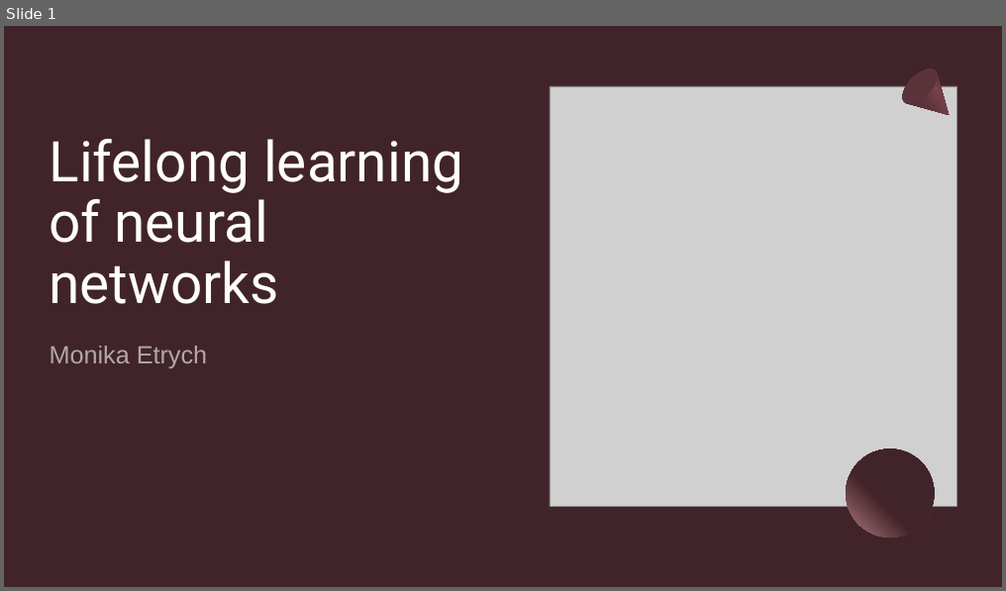
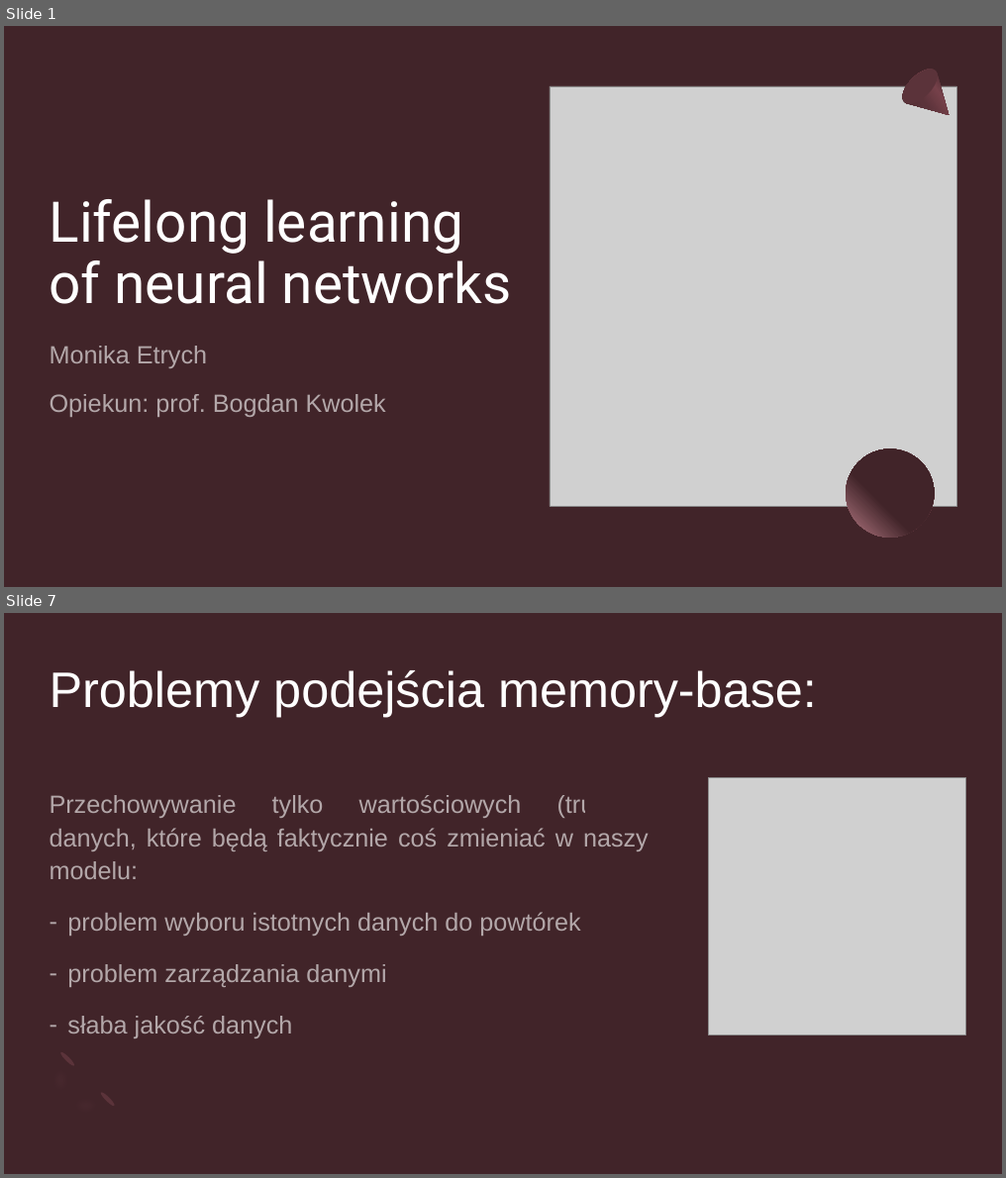
Before and after one commit to Mon4/lifelong-learning, a slide deck: pracownia/Etrych.pptx. Shown one above the other, each under a label of ours: slide 1 before the commit, slides 1 and 7 after it; the slides between them are not shown. The pictures are 1006x591 and 1006x1178 pixels, drawn with LibreOffice and Linux fonts; fonts in the diff are those of the drawing; grey boxes stand for pictures. Boxes give left, top, right and bottom in pixels: in the first picture for what was removed or moved away, otherwise in the second. Text is boxed around its words. In the diff, an @@ line names an element or a change of style, - is before the commit and + after.

```diff
--- a/pracownia/Etrych.pptx
+++ b/pracownia/Etrych.pptx
@@ slide 7 added at (x1=4, y1=613, x2=1002, y2=1174), background #412429 @@
@@ title added at (x1=50, y1=670, x2=817, y2=717), 48 pt, text #FFFFFF @@
+Problemy podejścia memory-base:
@@ picture added at (x1=709, y1=777, x2=966, y2=1035) @@
@@ text added at (x1=50, y1=795, x2=669, y2=1039), 24 pt, text #FFFFFF at 60% opacity @@
+Przechowywanie tylko wartościowych (trudnych) danych, które będą faktycznie coś zmieniać w naszym modelu:
+– problem wyboru istotnych danych do powtórek
+– problem zarządzania danymi
+– słaba jakość danych
@@ freeform shape added at (x1=34, y1=1049, x2=118, y2=1133), fill #B67B86 at 20% opacity @@
@@ ellipse added at (x1=59, y1=1051, x2=76, y2=1067), fill #5B333A @@
@@ ellipse added at (x1=99, y1=1091, x2=116, y2=1108), fill #5B333A @@
@@ slide 1 changed as well @@
@@ title "Lifelong learning of neural networks" rewrapped from (x1=50, y1=139, x2=463, y2=304) to (x1=50, y1=199, x2=512, y2=304) @@
@@ subtitle at (x1=50, y1=394, x2=386, y2=417): paragraph added @@
+Opiekun: prof. Bogdan Kwolek
```
Also in this commit, not shown: 3 other slides changed, 7 other slides added, 5 slides removed, 3 other files.
